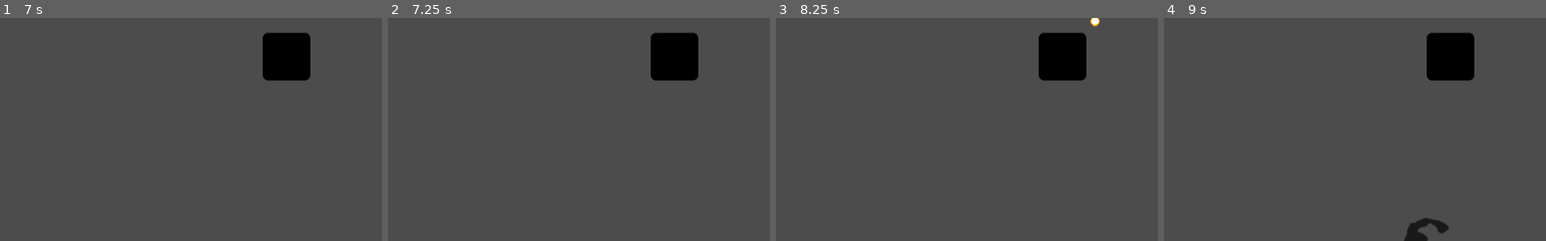
Above: before the commit, frames 1-4 (left to right).
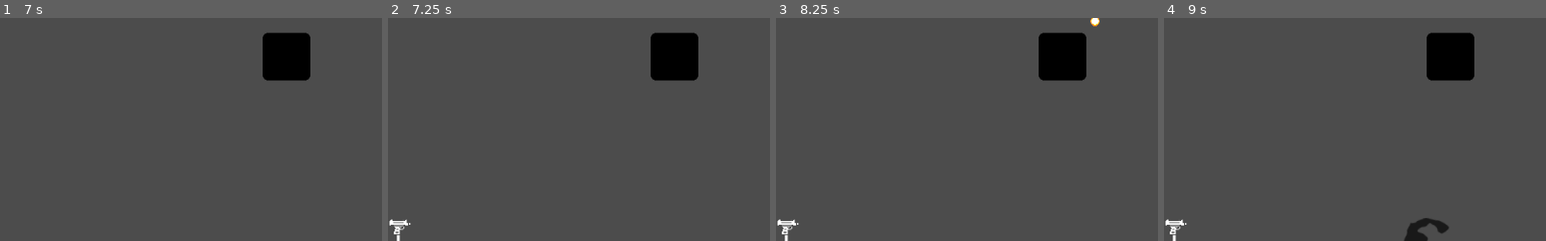
Above: after the commit, the same moments.

Repository: tliss/Godot-Top-Down-Shooter
Game: Godot game, scene res://World.tscn
Same seed, same stepped clock (60 frames per second), same inputs: the game is played once before the commit and once after it. The engine's default icon, where the game draws it, is replaced by a stand-in: a white triangle on a blue panel in a dark square. Sound files missing from this copy of the repository are replaced by a short silence.
Inputs (mouse positions are % of the whole screen's width and height, from its top left):
- Up to frame 1 (7 s): tap Enter at 0.5 s; move the mouse to (72, 45) at 0.52 s; press the mouse at (72, 45) at 0.53 s; hold D (move_right) 0.53-1.28 s; move the mouse to (30, 55) at 1.27 s; release the mouse at (30, 55) at 1.28 s; hold S (move_down) 1.28-2.03 s; click (30, 55) at 1.35 s; move the mouse to (60, 28) at 2.02 s; press the mouse at (60, 28) at 2.03 s; hold D (move_right) 2.03-2.78 s; move the mouse to (45, 70) at 2.77 s; release the mouse at (45, 70) at 2.78 s; hold W (move_up) 2.78-3.53 s; click (45, 70) at 2.85 s; move the mouse to (80, 65) at 3.52 s; press the mouse at (80, 65) at 3.53 s; hold A (move_left) 3.53-5.03 s; move the mouse to (20, 35) at 4.27 s; release the mouse at (20, 35) at 4.28 s; click (20, 35) at 4.35 s; move the mouse to (55, 50) at 5.02 s; press the mouse at (55, 50) at 5.03 s; hold S (move_down) 5.03-5.78 s; move the mouse to (35, 25) at 5.77 s; release the mouse at (35, 25) at 5.78 s; hold D (move_right) 5.78-6.53 s; click (35, 25) at 5.85 s; move the mouse to (72, 45) at 6.52 s; press the mouse at (72, 45) at 6.53 s; hold W (move_up) from 6.53 s (still down)
- Up to frame 2 (7.25 s): keep holding W (move_up)
- Up to frame 3 (8.25 s): move the mouse to (30, 55) at 7.27 s; release W (move_up) at 7.28 s; release the mouse at (30, 55) at 7.28 s; hold D (move_right) 7.28-8.03 s; click (30, 55) at 7.35 s; move the mouse to (60, 28) at 8.02 s; press the mouse at (60, 28) at 8.03 s; hold S (move_down) from 8.03 s (still down)
- Up to frame 4 (9 s): move the mouse to (45, 70) at 8.77 s; release S (move_down) at 8.78 s; release the mouse at (45, 70) at 8.78 s; hold A (move_left) from 8.78 s (still down); click (45, 70) at 8.85 s
The pictures show only the part of the screen within x 0-50%, y 50-100%; the shares and areas given below are measured in that part.

Frame 1 is identical in both runs. In frame 2, 0.2% of the frame differs, in the area x 0-6%, y 90-100%; in frame 3, 0.2%; in frame 4, 0.2%.

Commit message:
Uzi added to HUD on pickup

Diff:
--- a/HUD.gd
+++ b/HUD.gd
@@ -5,3 +5,7 @@
 
 func update_score(new_points):
     $ScoreLabel.text = str(int($ScoreLabel.text) + new_points)
+
+func add_weapon(weapon):
+	if weapon == "uzi":
+		$UziIcon.visible = true
--- a/HUD.tscn
+++ b/HUD.tscn
@@ -1,6 +1,7 @@
-[gd_scene load_steps=2 format=2]
+[gd_scene load_steps=3 format=2]
 
 [ext_resource path="res://HUD.gd" type="Script" id=1]
+[ext_resource path="res://img/uzi.png" type="Texture" id=2]
 
 [node name="HUD" type="CanvasLayer"]
 script = ExtResource( 1 )
@@ -13,3 +14,11 @@
 margin_bottom = 14.0
 text = "0"
 align = 1
+
+[node name="UziIcon" type="TextureRect" parent="."]
+visible = false
+margin_top = 570.0
+margin_right = 512.0
+margin_bottom = 1082.0
+rect_scale = Vector2( 0.062, 0.062 )
+texture = ExtResource( 2 )
--- a/Pickup.gd
+++ b/Pickup.gd
@@ -1,19 +1,12 @@
 extends Area2D
 
-# Declare member variables here. Examples:
-# var a = 2
-# var b = "text"
+signal uzi_pickup
 
-# Called when the node enters the scene tree for the first time.
 func _ready():
 	pass # Replace with function body.
-
-# Called every frame. 'delta' is the elapsed time since the previous frame.
-#func _process(delta):
-#	pass
-
 
 func _on_Pickup_body_entered(body):
 	if body.is_in_group("player"):
 		body.upgrade = true
+		emit_signal("uzi_pickup", "uzi")
 		queue_free()
--- a/World.gd
+++ b/World.gd
@@ -4,7 +4,8 @@
 var score
 
 func _ready():
-    randomize()
+	randomize()
+	$Pickup.connect("uzi_pickup", $HUD, "add_weapon")
 
 func _on_MobTimer_timeout():
 	$MobPath/MobSpawnLocation.set_offset(randi())
